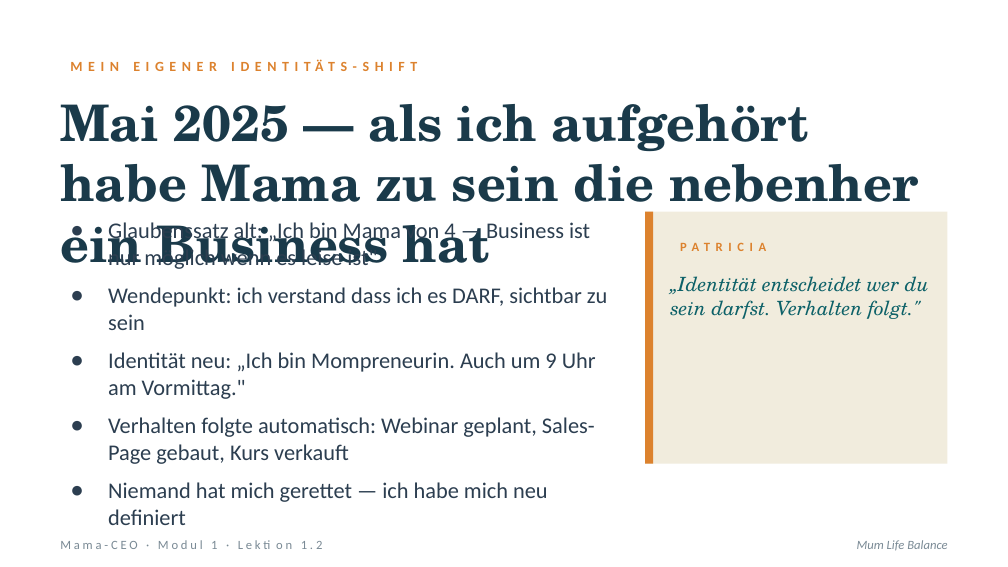
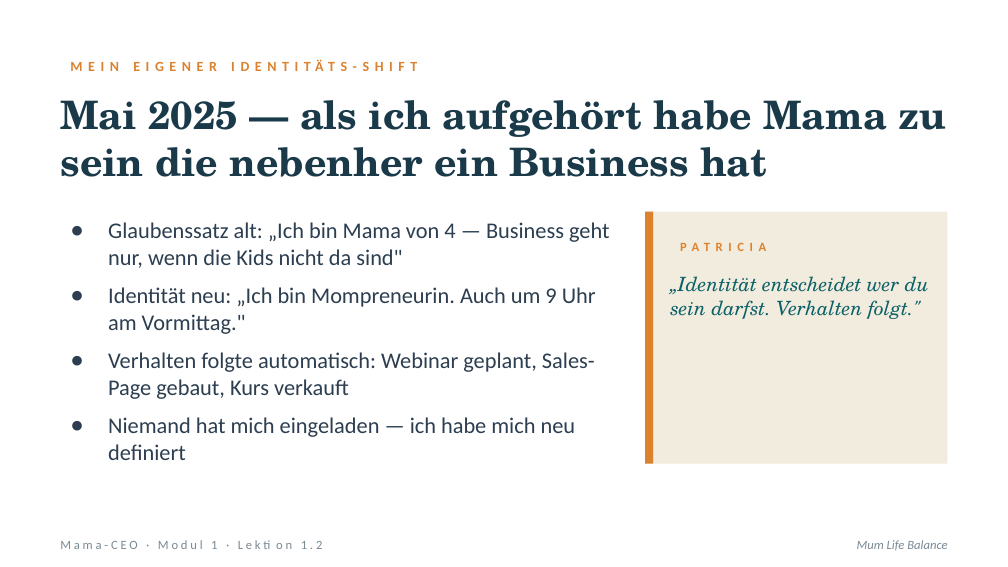
Before and after one commit to pnulmann-hue/mumlifebalance-workspace, a slide deck: slide 8 of outputs/produkte/mama-ceo/03-praesentationen/saeule-2/02-lektion-2-2.pptx. Drawn at 1008x567 pixels with LibreOffice and Linux fonts; fonts in the diff are those of the drawing. Boxes give left, top, right and bottom in pixels: in the first picture for what was removed or moved away, otherwise in the second. Text is boxed around its words. In the diff, an @@ line names an element or a change of style, - is before the commit and + after.

```diff
--- a/outputs/produkte/mama-ceo/03-praesentationen/saeule-2/02-lektion-2-2.pptx
+++ b/outputs/produkte/mama-ceo/03-praesentationen/saeule-2/02-lektion-2-2.pptx
@@ text "Mai 2025 — als ich ..." at (x1=60, y1=100, x2=947, y2=177): size 36 to 28 pt @@
@@ text at (x1=108, y1=222, x2=609, y2=268): text changed @@
-● Glaubenssatz alt: „Ich bin Mama von 4 — Business ist nur möglich wenn es leise ist"
-● Wendepunkt: ich verstand dass ich es DARF, sichtbar zu sein
+● Glaubenssatz alt: „Ich bin Mama von 4 — Business geht nur, wenn die Kids nicht da sind"
@@ text at (x1=108, y1=417, x2=576, y2=460): text changed @@
-● Niemand hat mich gerettet — ich habe mich neu definiert
+● Niemand hat mich eingeladen — ich habe mich neu definiert
```
Also in this commit, not shown: 2 other slides changed, 32 other files.
